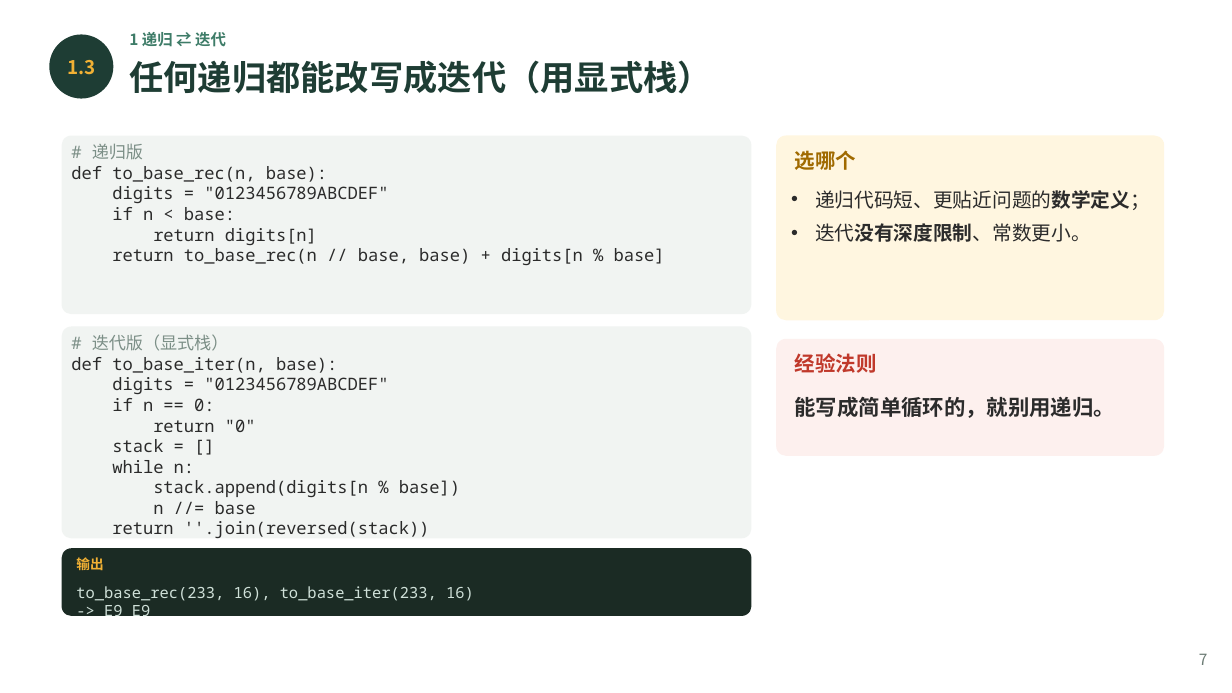
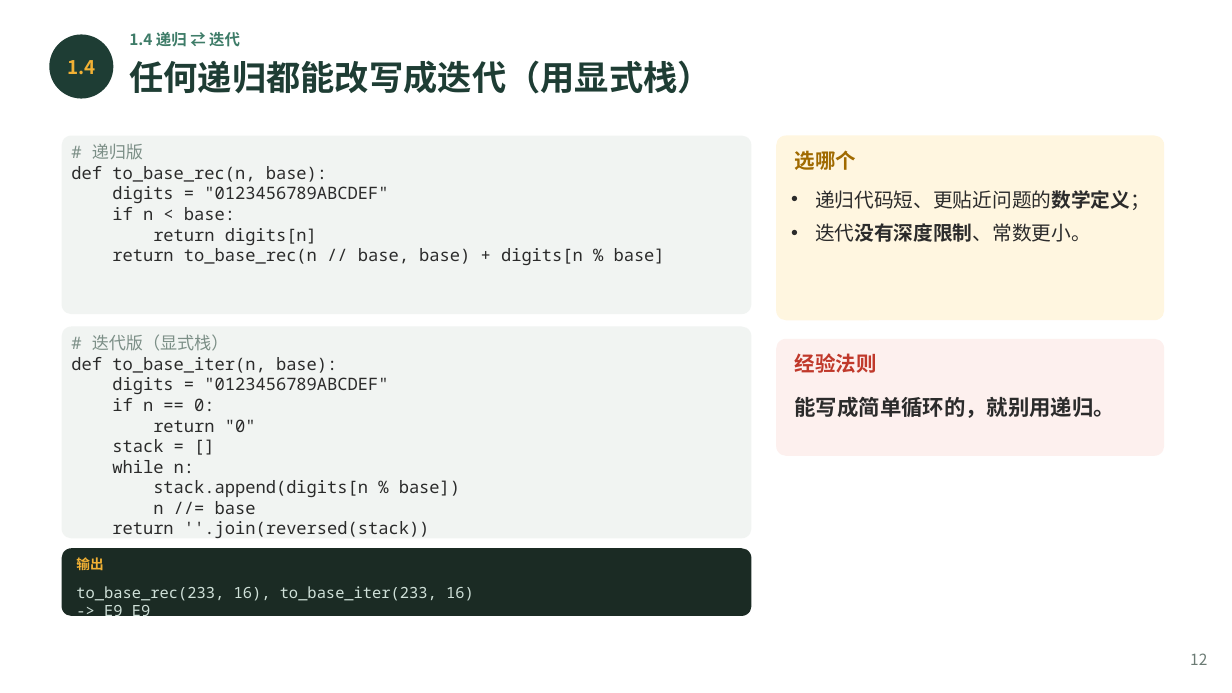
Before and after one commit to pangyouwei/2026fall-cs101, a slide deck: slide 12 of 课件/202610_ADS_W08_Recursion.pptx (slide 7 before the commit). Drawn at 1232x693 pixels with LibreOffice and Linux fonts; fonts in the diff are those of the drawing. Boxes give left, top, right and bottom in pixels: in the first picture for what was removed or moved away, otherwise in the second. Text is boxed around its words. In the diff, an @@ line names an element or a change of style, - is before the commit and + after.

```diff
--- a/课件/202610_ADS_W08_Recursion.pptx
+++ b/课件/202610_ADS_W08_Recursion.pptx
@@ text at <box>129,32,240,47</box>: text changed @@
-1 递归 ⇄ 迭代
+1.4 递归 ⇄ 迭代
@@ text at <box>67,60,95,74</box>: text changed @@
-1.3
+1.4
@@ text at <box>1190,653,1207,665</box>: text changed @@
-7
+12
```
Also in this commit, not shown: 35 other slides changed, 4 slides added, 12 other files.
